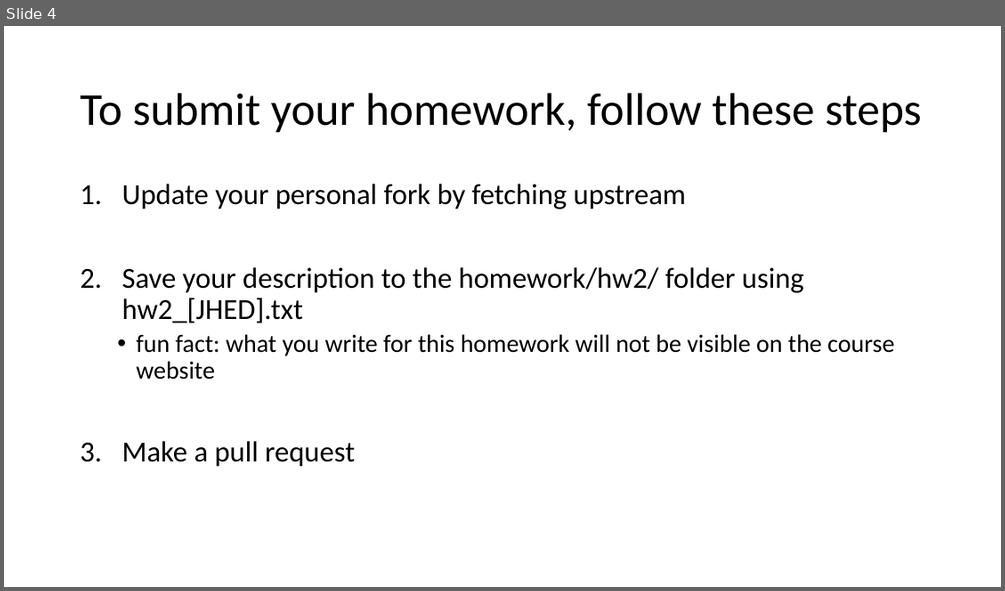
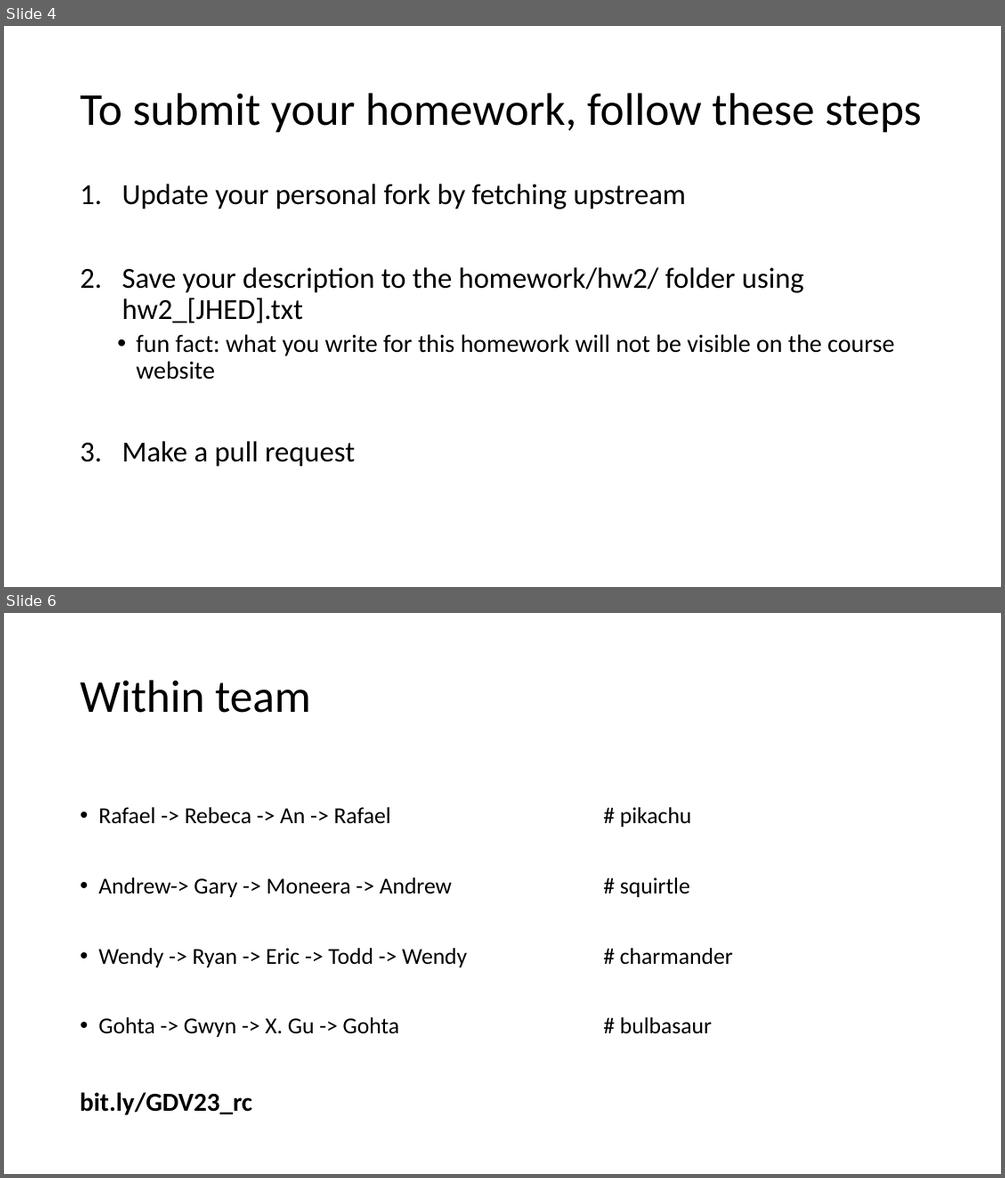
Before and after one commit to JEFworks-Lab/genomic-data-visualization-2023, a slide deck: resources/hw/genomic-data-visualization-HW_2.pptx. Shown one above the other, each under a label of ours: slide 4 before the commit, slides 4 and 6 after it; the slides between them are not shown. The pictures are 1005x591 and 1005x1178 pixels, drawn with LibreOffice and Linux fonts; fonts in the diff are those of the drawing. Boxes give left, top, right and bottom in pixels: in the first picture for what was removed or moved away, otherwise in the second. Text is boxed around its words. In the diff, an @@ line names an element or a change of style, - is before the commit and + after.

```diff
--- a/resources/hw/genomic-data-visualization-HW_2.pptx
+++ b/resources/hw/genomic-data-visualization-HW_2.pptx
@@ slide 6 added at [4, 613, 1001, 1174], background #FFFFFF @@
@@ title added at [80, 680, 311, 713], 44 pt, text #000000 @@
+Within team
@@ text added at [98, 807, 733, 1037], 22 pt, text #000000 @@
+• Rafael -> Rebeca -> An -> Rafael # pikachu
+• Andrew-> Gary -> Moneera -> Andrew # squirtle
+• Wendy -> Ryan -> Eric -> Todd -> Wendy # charmander
+• Gohta -> Gwyn -> X. Gu -> Gohta # bulbasaur
@@ text added at [80, 1092, 252, 1115], 25 pt, text #000000, bold @@
+bit.ly/GDV23_rc
```
Also in this commit, not shown: 1 slide changed, 1 other slide added, 2 other files.
